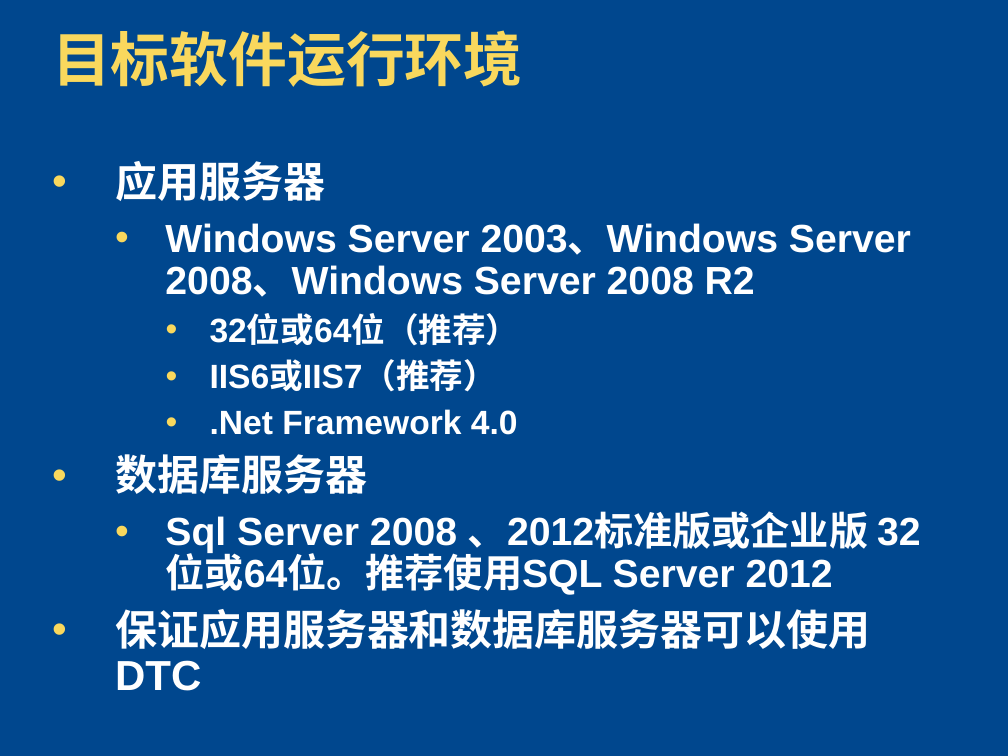
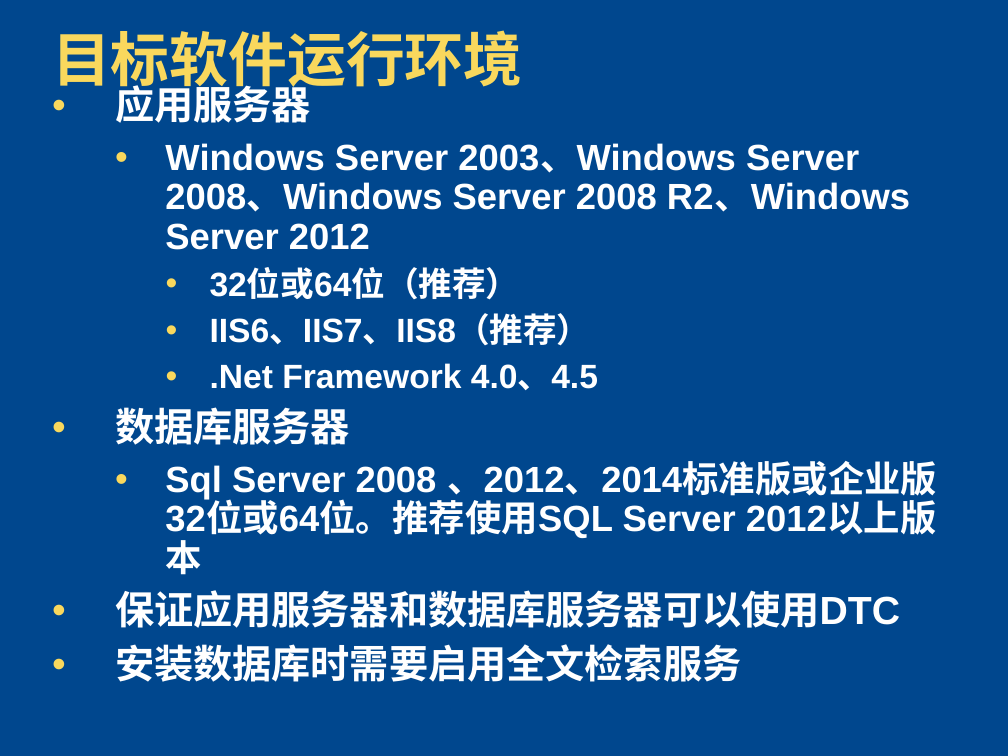
Before and after one commit to zhshen/AK47Documents, a slide deck: slide 3 of 平台开发培训/01-MCS.Framework Dev-Environment.pptx. Drawn at 1008x756 pixels with LibreOffice and Linux fonts; fonts in the diff are those of the drawing; background and template pictures are left out. Boxes give left, top, right and bottom in pixels: in the first picture for what was removed or moved away, otherwise in the second. Text is boxed around its words. In the diff, an @@ line names an element or a change of style, - is before the commit and + after.

Commit message:
调整配置文档的一些示例。按照最新的版本来配置。

```diff
--- a/平台开发培训/01-MCS.Framework Dev-Environment.pptx
+++ b/平台开发培训/01-MCS.Framework Dev-Environment.pptx
@@ text "应用服务器": place and size @@
-text "应用服务器" at bbox=[115, 161, 911, 691]
+text "应用服务器" at bbox=[115, 79, 937, 682]
@@ text at bbox=[115, 79, 900, 628]: size 30 to 28 pt in "应用服务器", "数据库服务器", "保证应用服务器和数据库服务器可以使用DTC" @@
@@ text at bbox=[165, 143, 910, 250]: text changed; size 28 to 26 pt @@
-  • Windows Server 2003、Windows Server 2008、Windows Server 2008 R2
+  • Windows Server 2003、Windows Server 2008、Windows Server 2008 R2、Windows Server 2012
@@ text at bbox=[210, 315, 598, 390]: text changed @@
-    • IIS6或IIS7（推荐）
-    • .Net Framework 4.0
+    • IIS6、IIS7、IIS8（推荐）
+    • .Net Framework 4.0、4.5
@@ text at bbox=[165, 461, 937, 538]: text changed; size 28 to 26 pt @@
-  • Sql Server 2008 、2012标准版或企业版 32位或64位。推荐使用SQL Server 2012
+  • Sql Server 2008 、2012、2014标准版或企业版 32位或64位。推荐使用SQL Server 2012以上版本
@@ text at bbox=[115, 644, 741, 682]: paragraph added @@
+• 安装数据库时需要启用全文检索服务
```
Also in this commit, not shown: 8 other slides changed, 8 slides added.
